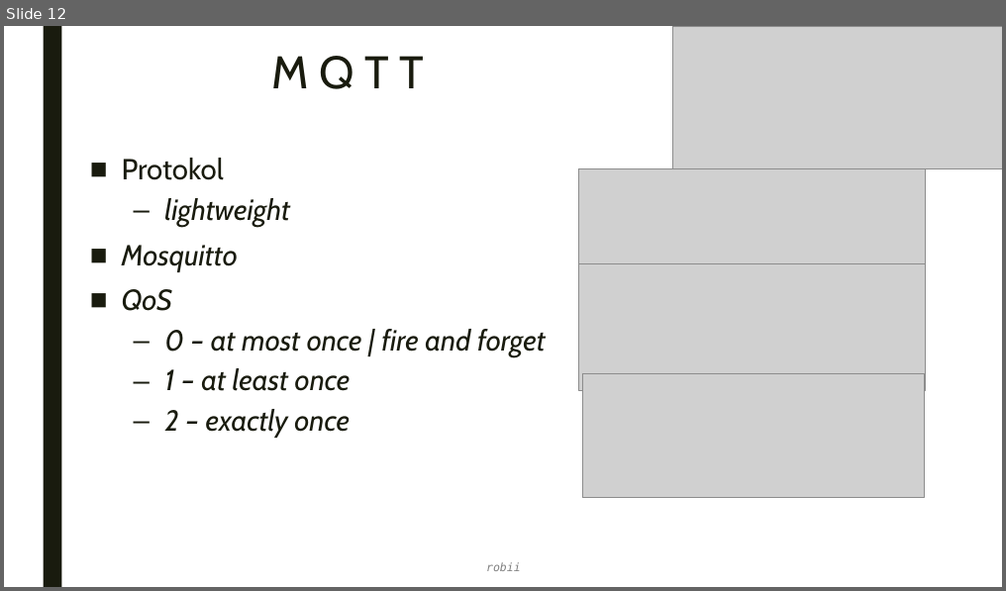
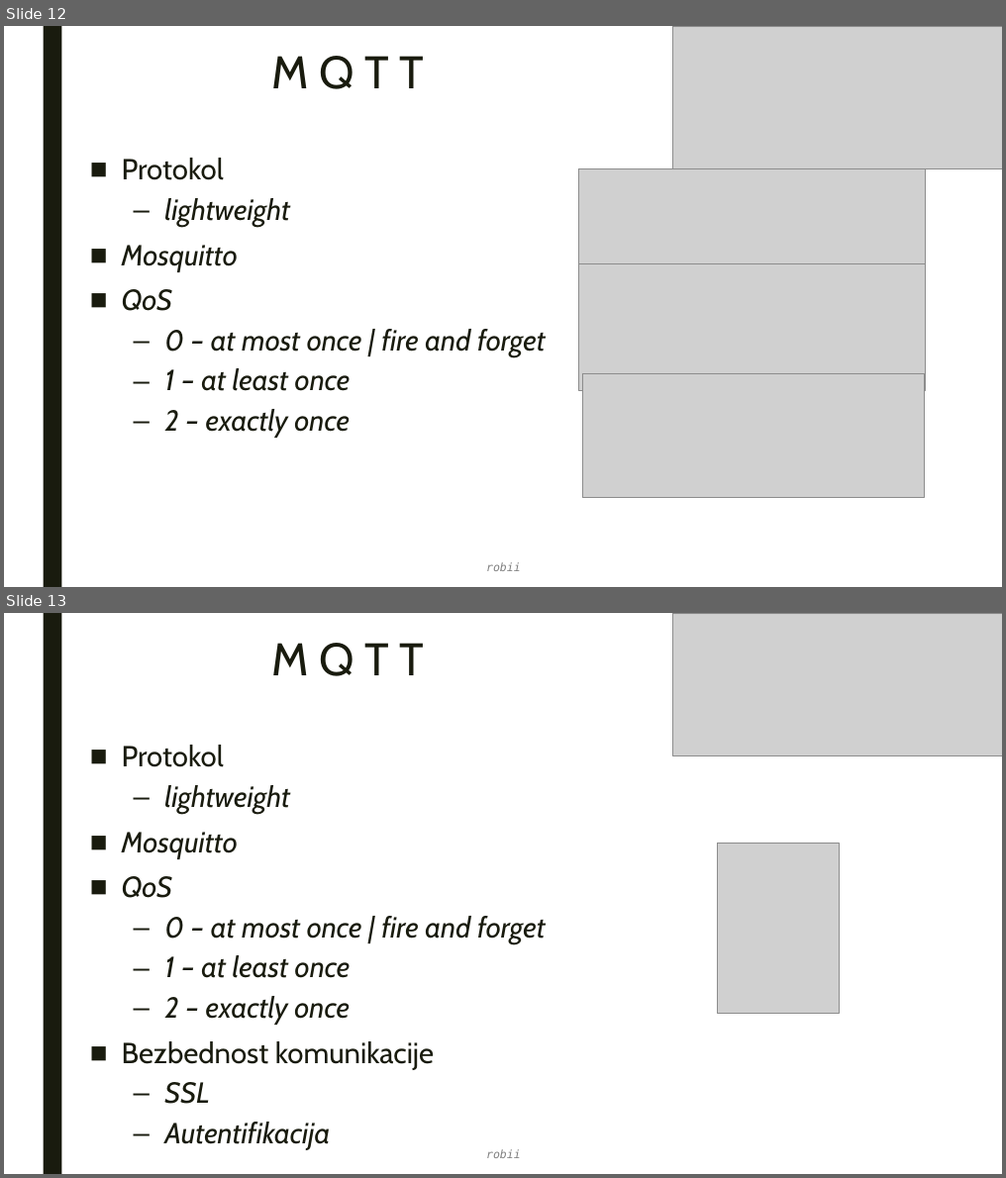
Before and after one commit to robertsabo0/MessageOrientedCommunication, a slide deck: docs/master_rad.0.1.pptx. Shown one above the other, each under a label of ours: slide 12 before the commit, slides 12 and 13 after it. The pictures are 1006x591 and 1006x1178 pixels, drawn with LibreOffice and Linux fonts; fonts in the diff are those of the drawing; grey boxes stand for pictures. Boxes give left, top, right and bottom in pixels: in the first picture for what was removed or moved away, otherwise in the second. Text is boxed around its words. In the diff, an @@ line names an element or a change of style, - is before the commit and + after.

```diff
--- a/docs/master_rad.0.1.pptx
+++ b/docs/master_rad.0.1.pptx
@@ slide 13 added at <box>4,613,1002,1174</box>, background #FFFFFF; not listed: 1 template element that a slide beside it also shows @@
@@ picture added at <box>672,613,1002,756</box> @@
@@ title added at <box>271,643,424,676</box>, 44 pt, text #191B0E @@
+M Q T T
@@ text added at <box>122,745,546,1151</box>, 28 pt, text #191B0E, italic @@
+■ Protokol
+  – lightweight
+■ Mosquitto
+■ QoS
+  – 0 – at most once | fire and forget
+  – 1 – at least once
+  – 2 – exactly once
+■ Bezbednost komunikacije
+  – SSL
+  – Autentifikacija
@@ picture added at <box>718,843,840,1014</box> @@
@@ text added at <box>486,1150,521,1158</box>, 11 pt, text #808080, italic @@
+robii
```
Also in this commit, not shown: 3 slides changed, 33 other slides added, 9 slides removed, 3 other files.
